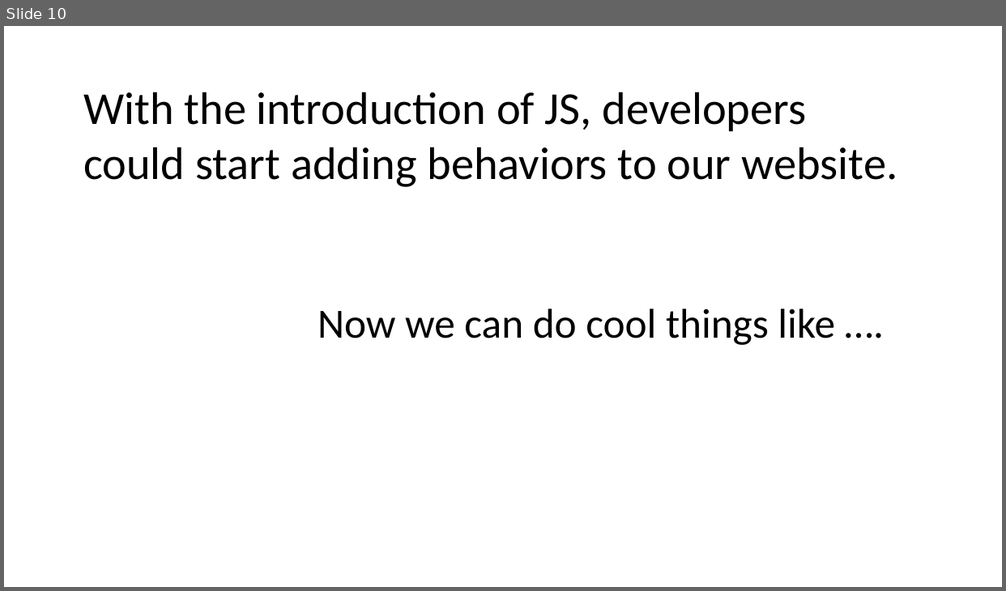
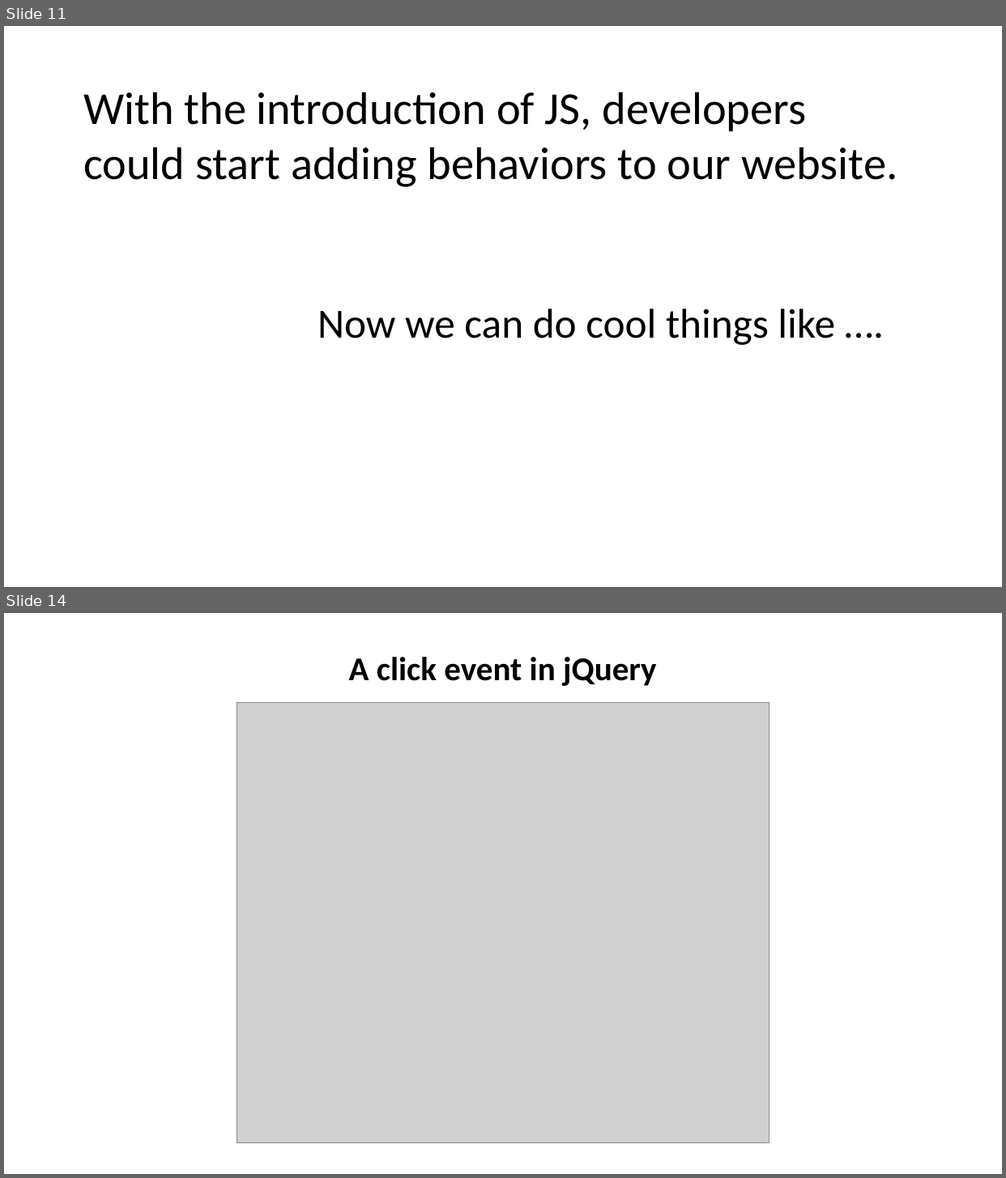
Before and after one commit to andrewsunglaekim/history-of-fefw, a slide deck: deck.pptx. Shown one above the other, each under a label of ours: slide 10 before the commit, slides 11 and 14 after it; the slides between them are not shown. The pictures are 1006x591 and 1006x1178 pixels, drawn with LibreOffice and Linux fonts; fonts in the diff are those of the drawing; grey boxes stand for pictures. Boxes give left, top, right and bottom in pixels: in the first picture for what was removed or moved away, otherwise in the second. Text is boxed around its words. In the diff, an @@ line names an element or a change of style, - is before the commit and + after.

```diff
--- a/deck.pptx
+++ b/deck.pptx
@@ slide 14 added at box(4, 613, 1002, 1174), background #FFFFFF @@
@@ text added at box(349, 657, 657, 686), 32 pt, text #000000, bold @@
+A click event in jQuery
@@ picture added at box(236, 702, 769, 1143) @@
@@ what was slide 10 is now slide 11 @@
```
Also in this commit, not shown: 1 slide changed, 7 other slides added, 1 slide removed, 10 other files.
